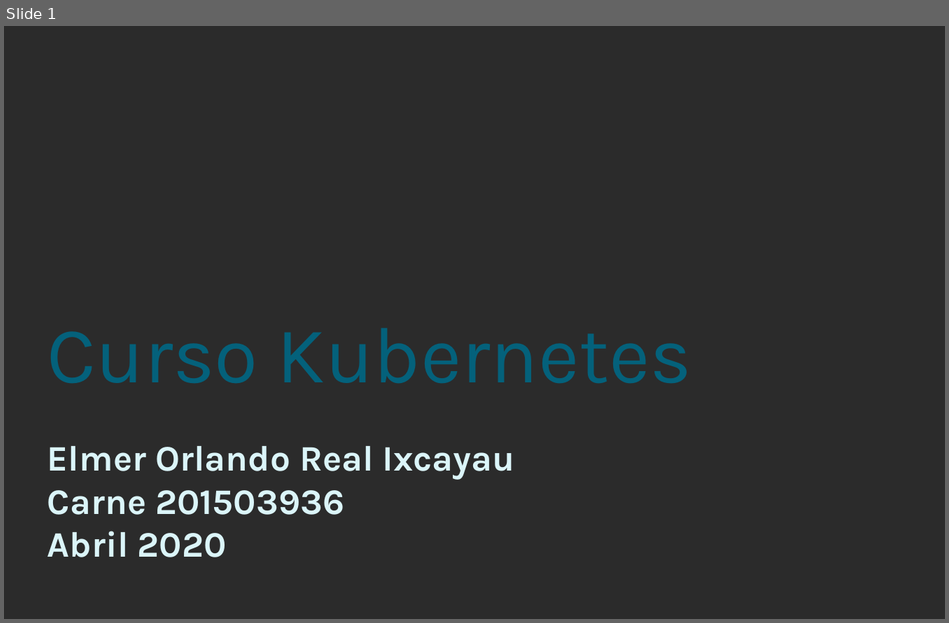
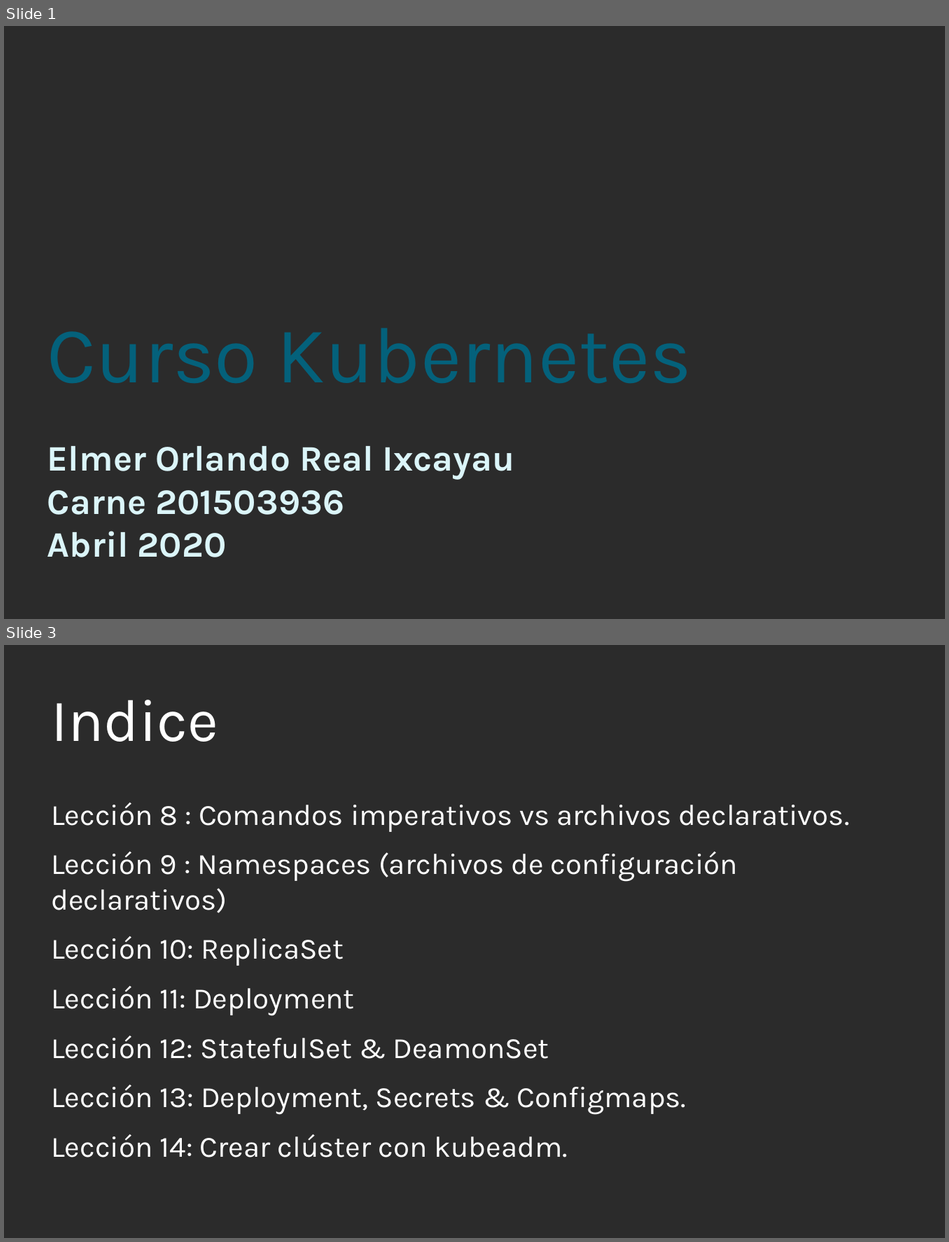
Before and after one commit to ElmerReal/Tesis-201503936, a slide deck: Kubernetes/CursoKubernetes.odp. Shown one above the other, each under a label of ours: slide 1 before the commit, slides 1 and 3 after it; the slides between them are not shown. The pictures are 949x623 and 949x1242 pixels, drawn with LibreOffice and Linux fonts; fonts in the diff are those of the drawing; background and template pictures are left out; a plain dark background stands for a picture behind light text. Boxes give left, top, right and bottom in pixels: in the first picture for what was removed or moved away, otherwise in the second. Text is boxed around its words. In the diff, an @@ line names an element or a change of style, - is before the commit and + after.

```diff
--- a/Kubernetes/CursoKubernetes.odp
+++ b/Kubernetes/CursoKubernetes.odp
@@ slide 3 added at (4, 645, 945, 1238), background picture (left out) @@
@@ title added at (51, 700, 218, 742), 60 pt, text #FFFFFF @@
+Indice
@@ text added at (51, 803, 850, 1157), 29.6 pt, text #FFFFFF @@
+Lección 8 : Comandos imperativos vs archivos declarativos.
+Lección 9 : Namespaces (archivos de configuración declarativos)
+Lección 10: ReplicaSet
+Lección 11: Deployment
+Lección 12: StatefulSet & DeamonSet
+Lección 13: Deployment, Secrets & Configmaps.
+Lección 14: Crear clúster con kubeadm.
```
Also in this commit, not shown: 1 slide changed, 36 other slides added, 2 slides removed, 2 other files.
